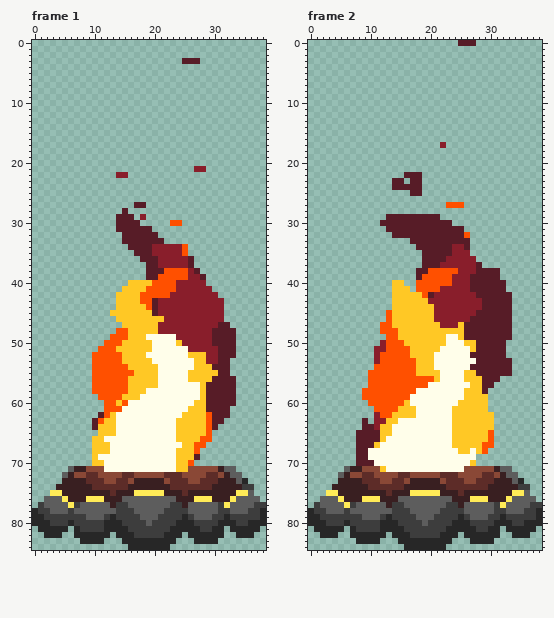
Pixel-art file: Assets/campfire.aseprite. Above is the file before it was changed.
39x85 pixels, 12 frames. Shown: frame 1, frame 2. The commit also changed other frames, which this record leaves out.
New version:
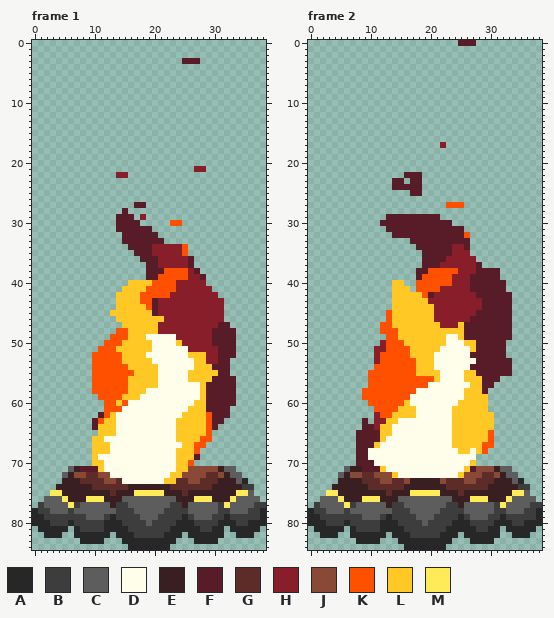
Palette (. is transparent): A #272727  B #3d3d3d  C #5d5d5d  D #fffeea  E #391f21  F #571c27  G #5d2c28  H #891e2b  J #8a4836  K #ff5000  L #ffc825  M #ffeb57
Changes in this commit:
Frame 1:
y 71: x 8..11 EJJJ -> FFFL
y 72: x 13..24 JJGGJJJJJGGG -> DDDDDDDDDDLL
y 73: x 8 E -> G; x 15..23 GJEEEEEJG -> DDDDDDDLL
Frame 2:
y 71: x 9..11 JJJ -> FFF; x 26..27 JJ -> LF
y 72: x 14..25 JGGJJJJJGGGJ -> LDDDDDDDDDDL
Where, in picture pixels (left, top, right, bottom), the same in both pictures:
changed: (80, 466, 182, 484)
changed: (362, 466, 476, 478)
